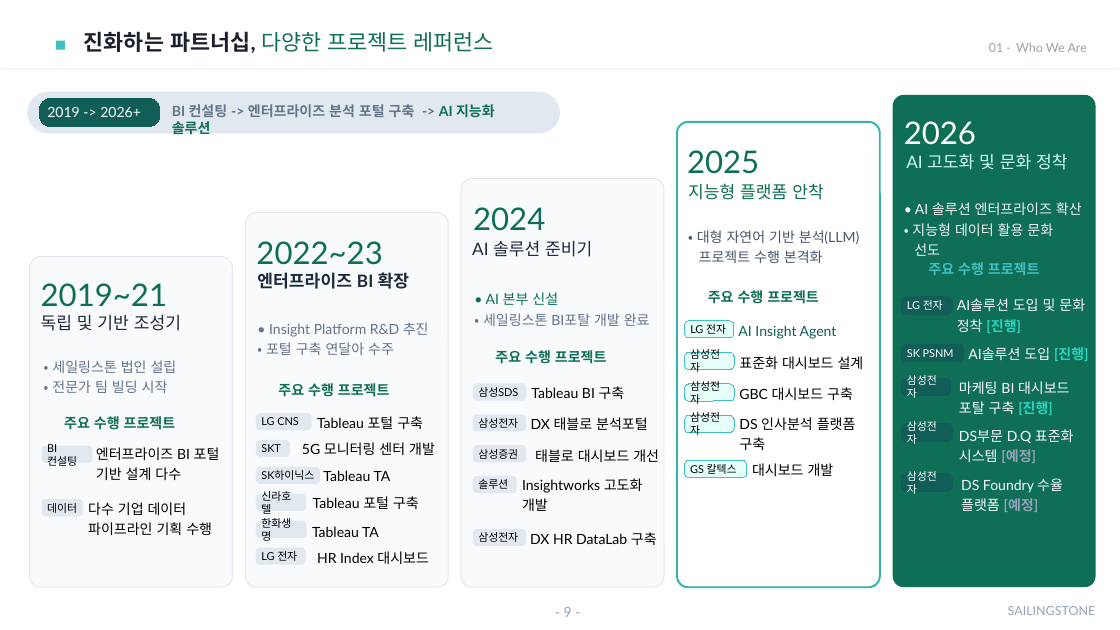
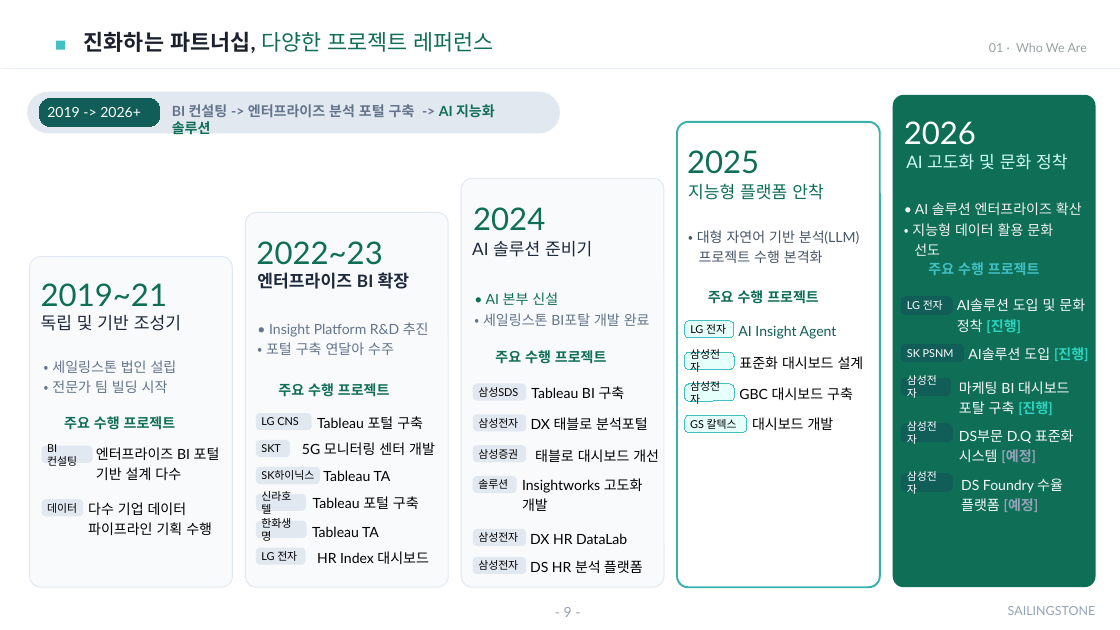
Before and after one commit to sellect-team/doc, a slide deck: slide 9 of docs/company/_source/company-intro-2026.pptx. Drawn at 1120x630 pixels with LibreOffice and Linux fonts; fonts in the diff are those of the drawing; background and template pictures are left out. Boxes give left, top, right and bottom in pixels: in the first picture for what was removed or moved away, otherwise in the second. Text is boxed around its words. In the diff, an @@ line names an element or a change of style, - is before the commit and + after.

```diff
--- a/docs/company/_source/company-intro-2026.pptx
+++ b/docs/company/_source/company-intro-2026.pptx
@@ rounded rectangle "GS 칼텍스": place and size @@
-rounded rectangle "GS 칼텍스" at box(684, 460, 746, 477)
+rounded rectangle "GS 칼텍스" at box(684, 416, 746, 432)
@@ text "대시보드 개발": place and size @@
-text "대시보드 개발" at box(752, 463, 834, 476)
+text "대시보드 개발" at box(752, 417, 834, 430)
@@ text at box(530, 533, 627, 544): text changed @@
-DX HR DataLab 구축
+DX HR DataLab
@@ rounded rectangle "삼성전자": place and size @@
-rounded rectangle "삼성전자" at box(684, 416, 734, 432)
+rounded rectangle "삼성전자" at box(473, 557, 526, 573)
@@ rounded rectangle "삼성전자" at box(473, 557, 526, 573): fill #E6FFFA to #E2E8F0; outline #41C0C2 0.75 pt to none @@
@@ text at box(530, 560, 643, 573): text changed @@
-DS 인사분석 플랫폼 구축
+DS HR 분석 플랫폼
```
Also in this commit, not shown: 4 other slides changed, 2 slides added, 1 slide removed, 16 other files.
